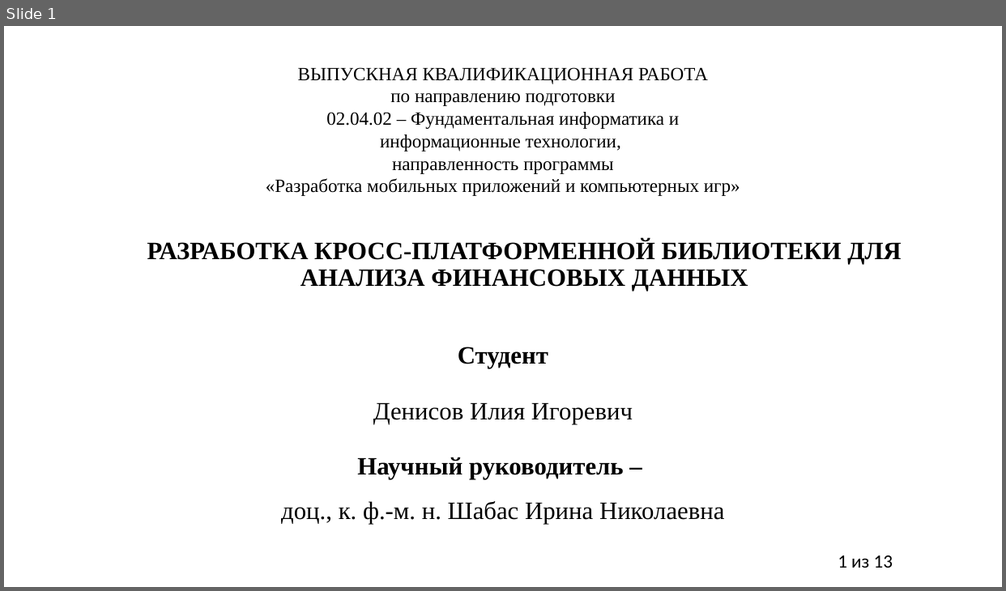
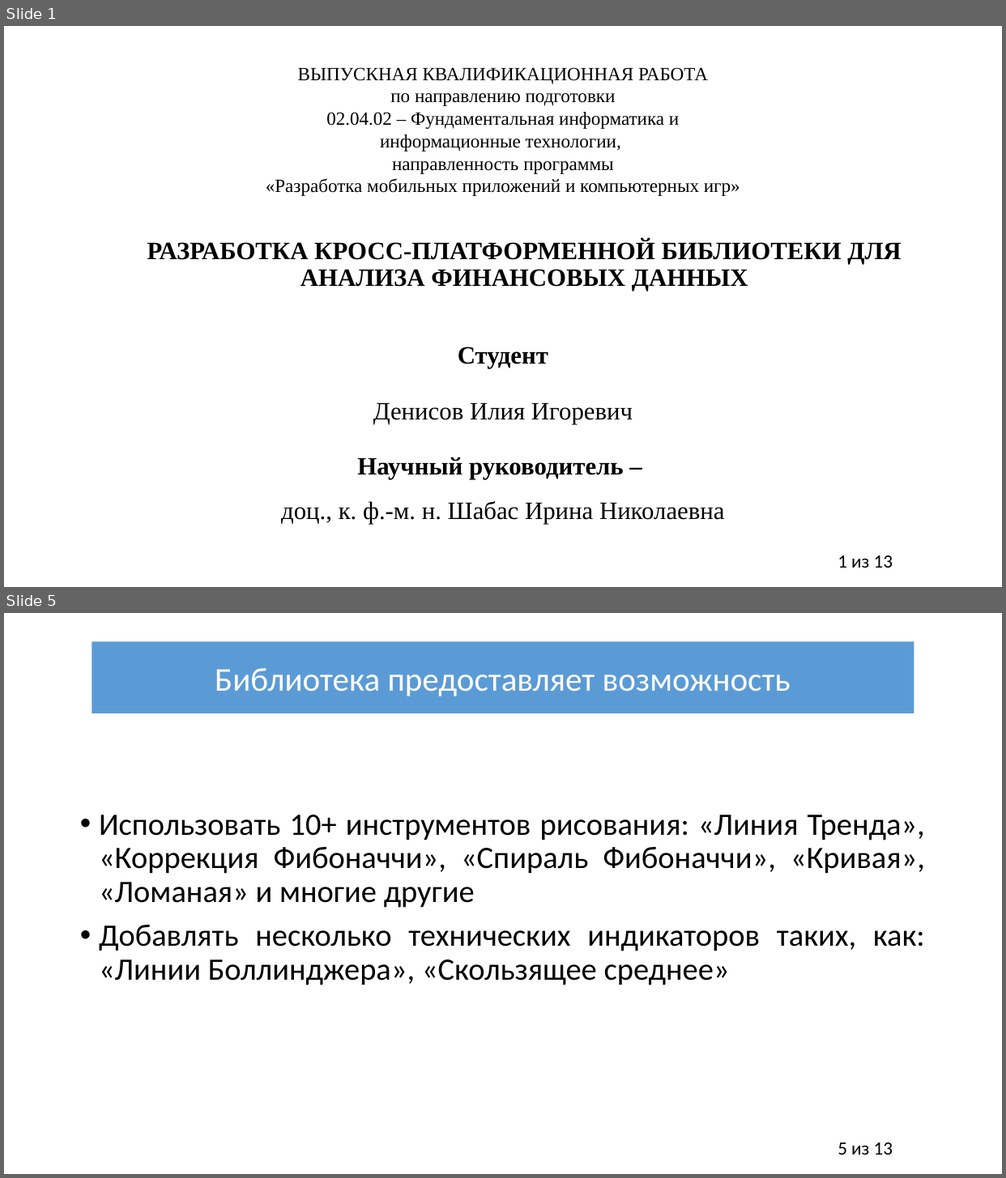
Before and after one commit to IliiaDenisov/masters-thesis, a slide deck: Презентация диплома.pptx. Shown one above the other, each under a label of ours: slide 1 before the commit, slides 1 and 5 after it; the slides between them are not shown. The pictures are 1006x591 and 1006x1178 pixels, drawn with LibreOffice and Linux fonts; fonts in the diff are those of the drawing. Boxes give left, top, right and bottom in pixels: in the first picture for what was removed or moved away, otherwise in the second. Text is boxed around its words. In the diff, an @@ line names an element or a change of style, - is before the commit and + after.

Commit message:
Добавлено несколько слайдов для презентации

```diff
--- a/Презентация диплома.pptx
+++ b/Презентация диплома.pptx
@@ slide 5 added at (4,613,1002,1174), background #FFFFFF; not listed: 1 template element that a slide beside it also shows @@
@@ rectangle added at (91,641,914,713), fill #5B9BD5, 32 pt, text #FFFFFF @@
+Библиотека предоставляет возможность
@@ text added at (99,815,925,986), 30 pt, text #000000 @@
+• Использовать 10+ инструментов рисования: «Линия Тренда», «Коррекция Фибоначчи», «Спираль Фибоначчи», «Кривая», «Ломаная» и многие другие
+• Добавлять несколько технических индикаторов таких, как: «Линии Боллинджера», «Скользящее среднее»
```
Also in this commit, not shown: 1 slide changed, 4 other slides added, 11 slides removed.
